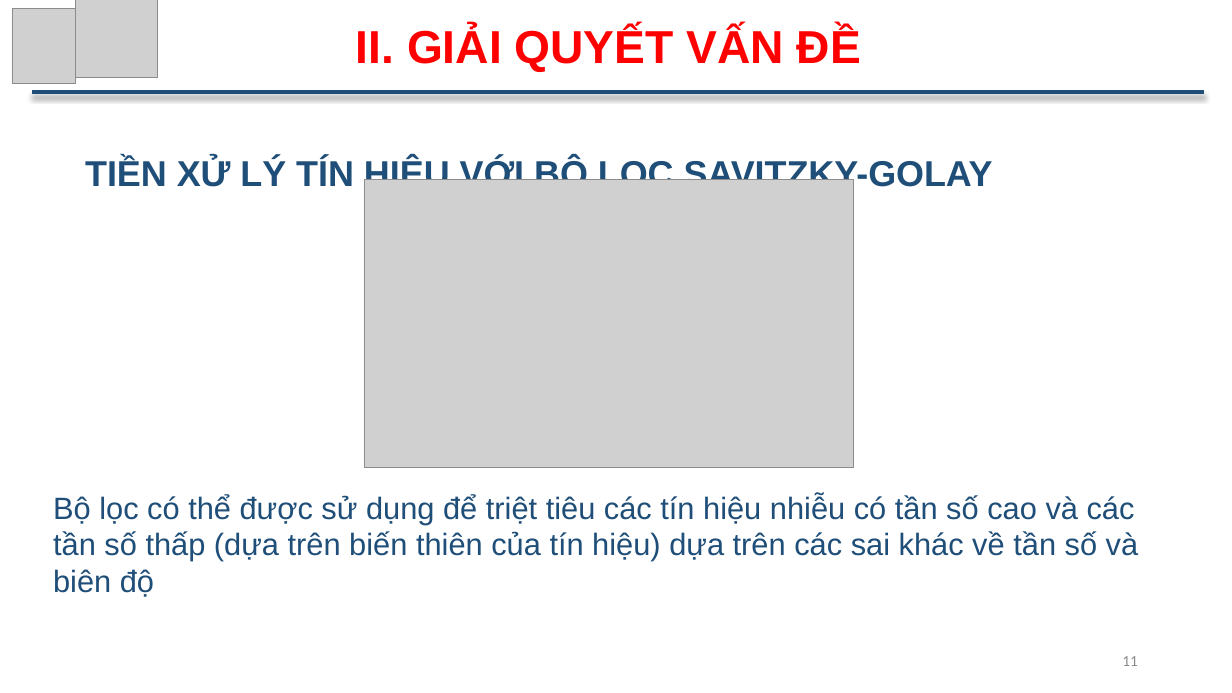
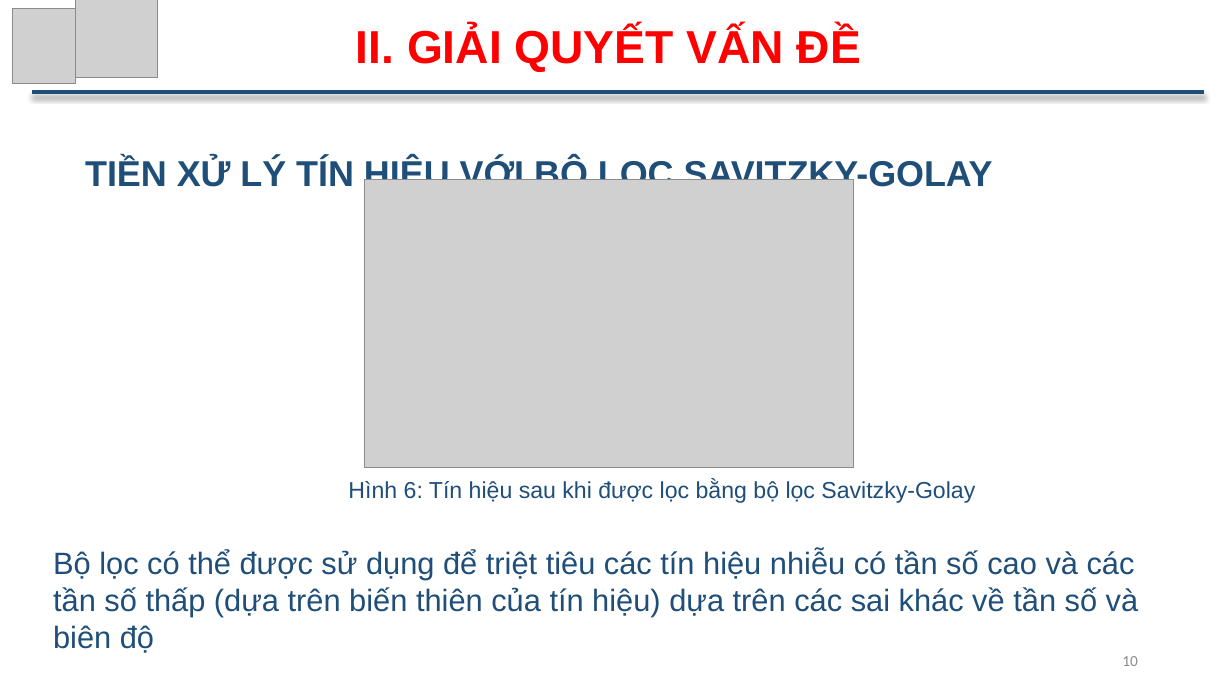
Before and after one commit to ThuTrongNguyen/Thesis, a slide deck: slide 10 of SlideBaoCao_NguyenTrongThu.pptx (slide 11 before the commit). Drawn at 1232x693 pixels with LibreOffice and Linux fonts; fonts in the diff are those of the drawing; grey boxes stand for pictures. Boxes give left, top, right and bottom in pixels: in the first picture for what was removed or moved away, otherwise in the second. Text is boxed around its words. In the diff, an @@ line names an element or a change of style, - is before the commit and + after.

```diff
--- a/SlideBaoCao_NguyenTrongThu.pptx
+++ b/SlideBaoCao_NguyenTrongThu.pptx
@@ text added at <box>348,479,975,503</box>, 18 pt, text #1F4E79 @@
+Hình 6: Tín hiệu sau khi được lọc bằng bộ lọc Savitzky-Golay
@@ text "Bộ lọc có thể được ...": place and size @@
-text "Bộ lọc có thể được ..." at <box>53,494,1139,597</box>
+text "Bộ lọc có thể được ..." at <box>53,550,1139,653</box>
@@ page number at <box>1122,656,1138,666</box>: text changed @@
-11
+10
```
Also in this commit, not shown: 9 other slides changed, 3 slides removed, 1 other file.
